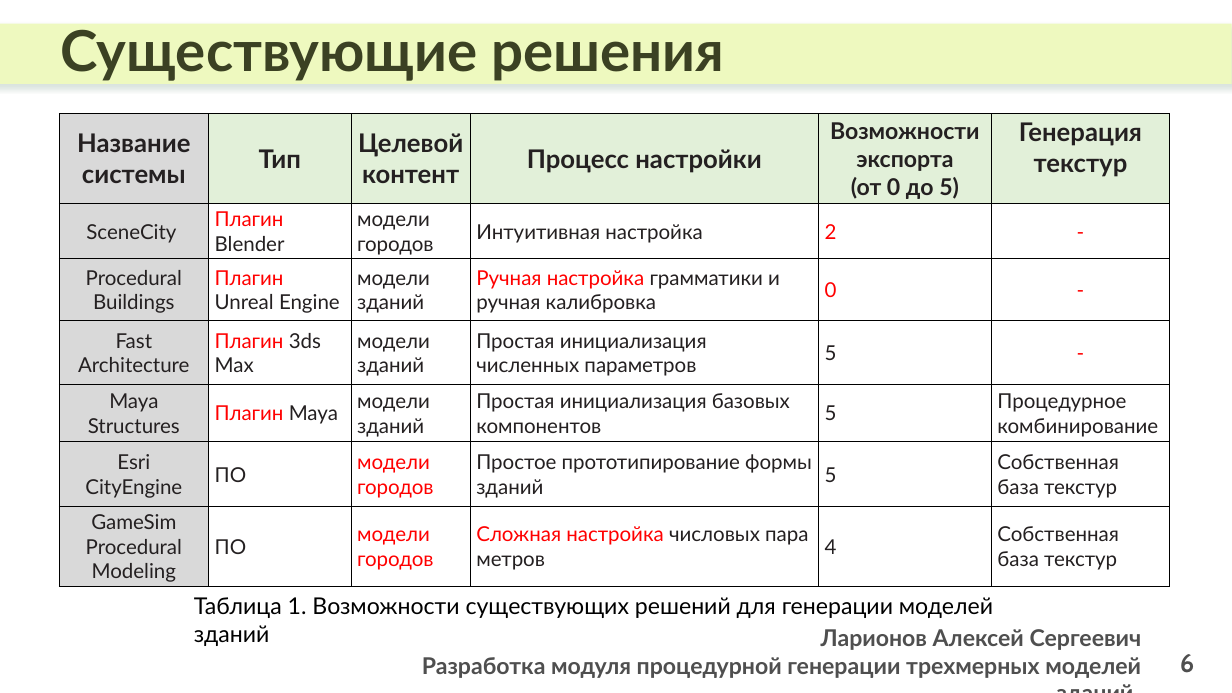
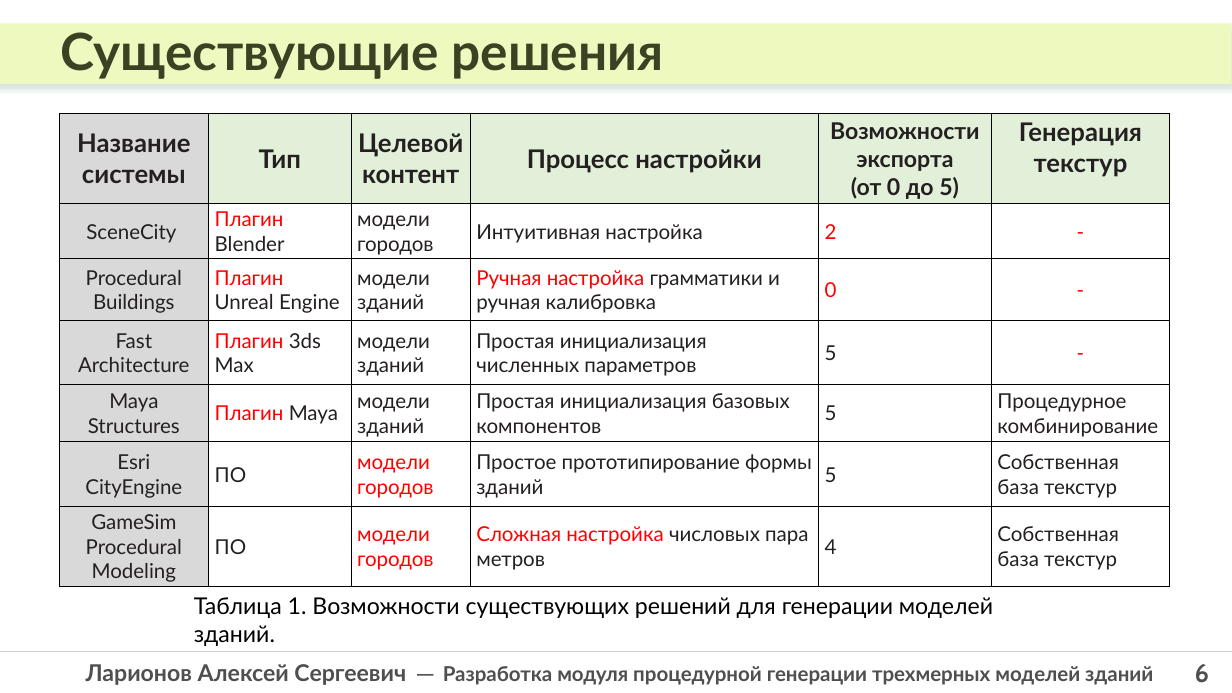
Before and after one commit to laralex/polytech-bachelor-thesis, a slide deck: slide 6 of defence/Ларионов_АС_ВКР_слайды.pptx. Drawn at 1232x693 pixels with LibreOffice and Linux fonts; fonts in the diff are those of the drawing. Boxes give left, top, right and bottom in pixels: in the first picture for what was removed or moved away, otherwise in the second. Text is boxed around its words. In the diff, an @@ line names an element or a change of style, - is before the commit and + after.

```diff
--- a/defence/Ларионов_АС_ВКР_слайды.pptx
+++ b/defence/Ларионов_АС_ВКР_слайды.pptx
@@ text "Существующие решения" at box(60, 32, 664, 79): size 44 to 40 pt @@
@@ text at box(194, 597, 993, 646): text changed @@
-Таблица 1. Возможности существующих решений для генерации моделей зданий
+Таблица 1. Возможности существующих решений для генерации моделей зданий.
@@ line added from (0, 652) to (1232, 652), #D0CECE 1 pt @@
@@ page number: place and size @@
-page number at box(1180, 654, 1194, 673)
+page number at box(1195, 664, 1209, 683)
@@ page number at box(1195, 664, 1209, 683): alignment right to centre @@
@@ text at box(86, 664, 1153, 685): text changed; size 18 to 16 pt @@
-Ларионов Алексей Сергеевич
-Разработка модуля процедурной генерации трехмерных моделей зданий
+Ларионов Алексей Сергеевич ─ Разработка модуля процедурной генерации трехмерных моделей зданий
```
Also in this commit, not shown: 14 other slides changed, 1 slide added, 3 other files.
